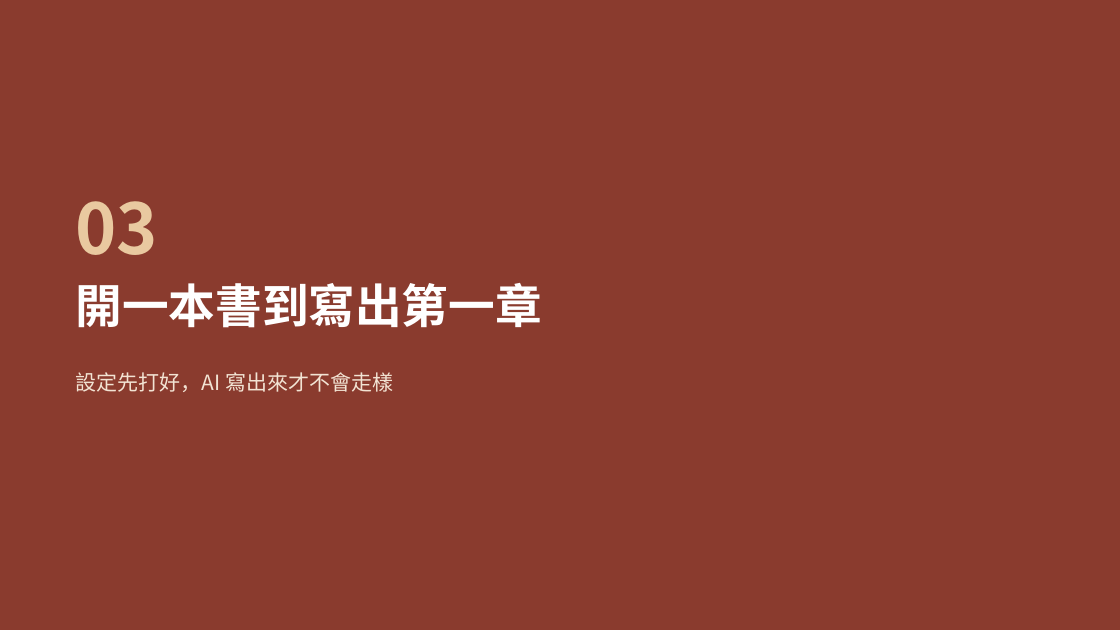
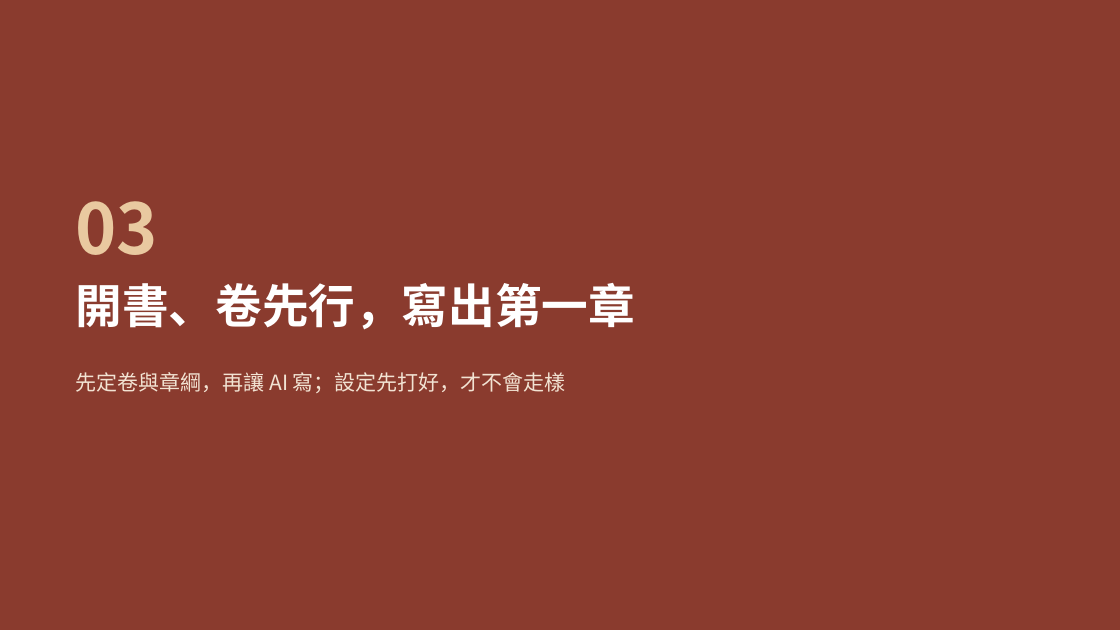
Before and after one commit to yamasoo/novel-studio, a slide deck: slide 11 of demo/小說工作台_新手教學.pptx. Drawn at 1120x630 pixels with LibreOffice and Linux fonts; fonts in the diff are those of the drawing. Boxes give left, top, right and bottom in pixels: in the first picture for what was removed or moved away, otherwise in the second. Text is boxed around its words. In the diff, an @@ line names an element or a change of style, - is before the commit and + after.

```diff
--- a/demo/小說工作台_新手教學.pptx
+++ b/demo/小說工作台_新手教學.pptx
@@ title at [76,283,635,330]: text changed @@
-開一本書到寫出第一章
+開書、卷先行，寫出第一章
@@ text at [76,372,566,393]: text changed @@
-設定先打好，AI 寫出來才不會走樣
+先定卷與章綱，再讓 AI 寫；設定先打好，才不會走樣
```
Also in this commit, not shown: 11 other slides changed, 3 slides added.
